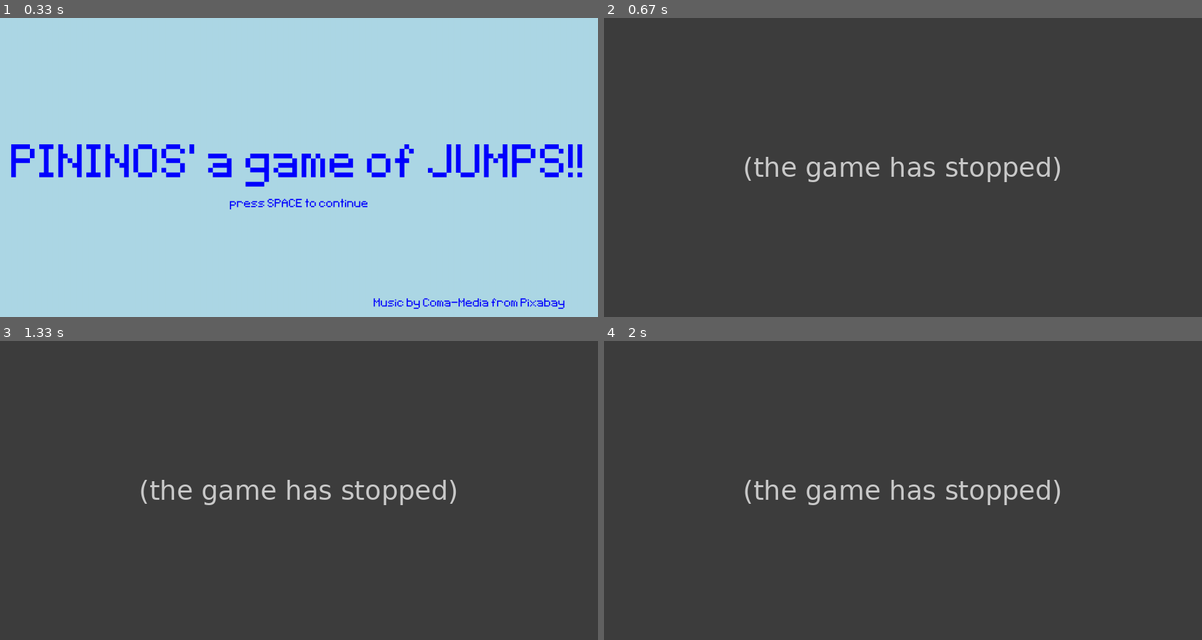
Above: before the commit, frames 1-4 (two rows, left to right).
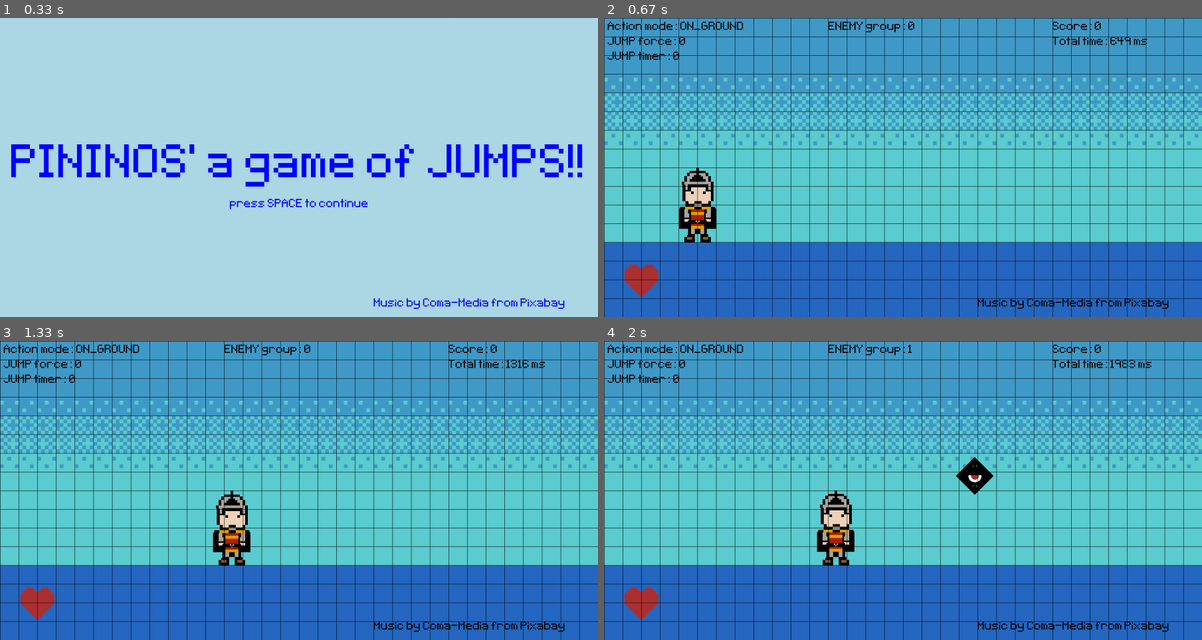
Above: after the commit, the same moments.

Repository: alo40/pygame_pininos
Game: pygame game, started from pininos_main.py
Two runs of this game, one before a commit and one after it. Both use one fixed random seed, a clock stepped at 60 frames per second and the inputs below.
Inputs:
- Up to frame 1 (0.33 s): no input
- Up to frame 2 (0.67 s): tap Space at 0.33 s
- Up to frame 3 (1.33 s): hold Right 0.67-1.13 s; hold Right from 1.17 s (still down)
- Up to frame 4 (2 s): release Right at 1.63 s; hold Left from 1.67 s (still down)

Frame 1 is identical in both runs. In frame 2, 100% of the frame differs, in the area x 0-100%, y 0-100%; in frame 3, 100%; in frame 4, 100%.
Error before the commit: AttributeError: 'Hero' object has no attribute 'life_management' (pininos_main.py line 116); the game stopped at 0.35 s (later frames are placeholders)

Commit message:
added hero heart in screen

Diff:
--- a/pininos_main.py
+++ b/pininos_main.py
@@ -17,17 +17,20 @@
 
     Contact email: alejandronieto40@gmail.com
 """
-import sys
-
+
+# used for game
 import pygame as pg
 import pandas as pd
-# import numpy as np
 import matplotlib.pyplot as plt
-# import time  # using better the pygame time
-import csv
 from sys import exit, version
 from random import randint, choice  # choice will be used to random spawn different types of enemies
 from enum import Enum
+
+# # used for performance (comment if not used)
+# import sys
+# import time  # using better the pygame time
+# import csv
+# import numpy as np
 
 # GLOBAL game variables
 ground_height = 200
@@ -57,7 +60,7 @@
         self.action = Action.ON_GROUND
 
         # life parameters
-        self.life_counter = 3
+        self.heart_counter = 3
 
         # hero model
         model = 'soldier'
@@ -112,9 +115,6 @@
         # update mask
         self.mask = pg.mask.from_surface(self.image)
 
-        # update life
-        self.life_management()
-
         # only for testing
         # self.draw_boundaries()
         # self.draw_mask_outline()
@@ -308,12 +308,18 @@
         super().__init__()
 
         # heart frames, image and rect
-        heart_full = pg.image.load('graphics/soldier_heart1.png')
-        heart_void = pg.image.load('graphics/soldier_heart2.png')
-        self.heart_frames = [heart_void, heart_full]
-        self.heart_index = 0  # 0: void, 1: full
-        self.heart_image = self.heart_frames[self.heart_index]
-        self.heart_rect = self.heart_image.get_rect(midbottom=(200, screen_height - ground_height))
+        frame1 = pg.image.load('graphics/soldier_heart1.png')
+        frame2 = pg.image.load('graphics/soldier_heart2.png')
+        self.frames = [frame1, frame2]
+        self.index = 0  # 0: void, 1: full
+        self.image = self.frames[self.index]
+        self.rect = self.image.get_rect(midbottom=(100, 750))
+
+    def update(self):
+
+        # update life
+        self.life_management()
+
 
     def life_management(self):
         pass
@@ -367,6 +373,7 @@
 
     # declare heart group (hero life)
     heart_group = pg.sprite.Group()
+    # for heart in hero.sprite.heart_counter:  # not working
     heart_group.add(Heart())
 
     # declare enemy group
@@ -386,9 +393,6 @@
 
     # game loop
     while True:
-        # # start counting execution time
-        # start_time = time.time()
-
         # start measuring time
         start_time = pg.time.get_ticks()
 
@@ -606,7 +610,10 @@
             # mask_surface = mask.to_surface()
             # screen.blit(mask_surface, (0, 600))
 
-            # draws class Enemy
+            # draw heart (hero life)
+            heart_group.draw(screen)
+
+            # draw enemy group
             enemy_group.draw(screen)
             enemy_group.update()
 
Binary file changed: graphics/soldier_heart1.png
Binary file changed: graphics/soldier_heart2.png
Binary file added: graphics/soldier_heart3.png
Binary file added: graphics/soldier_heart4.png
Binary file added: graphics/soldier_heart5.png
Binary file added: graphics/soldier_heart6.png
Binary file added: graphics/soldier_heart7.png
Not shown, changed: graphics/soldier_heart.ase
